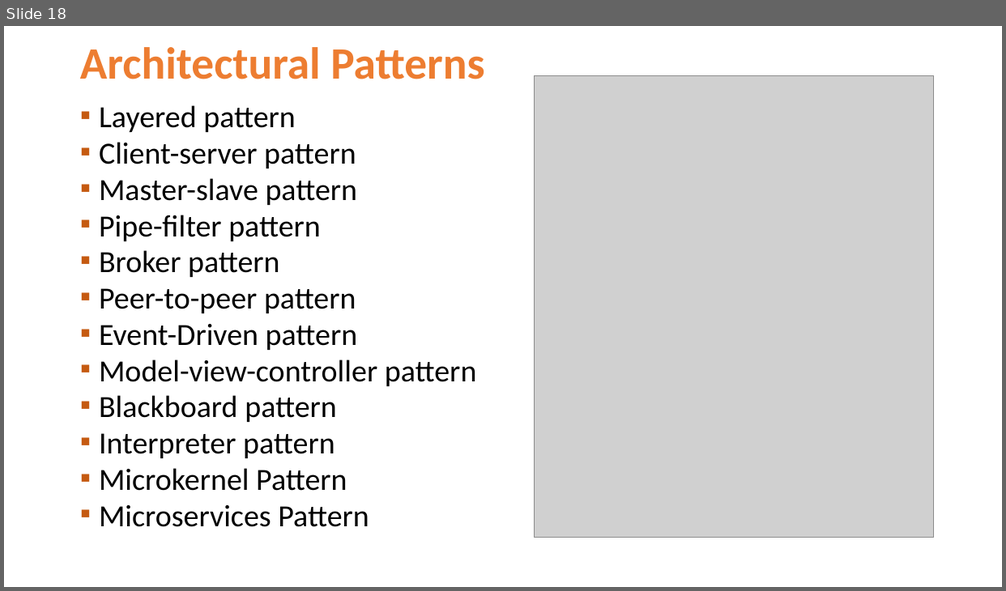
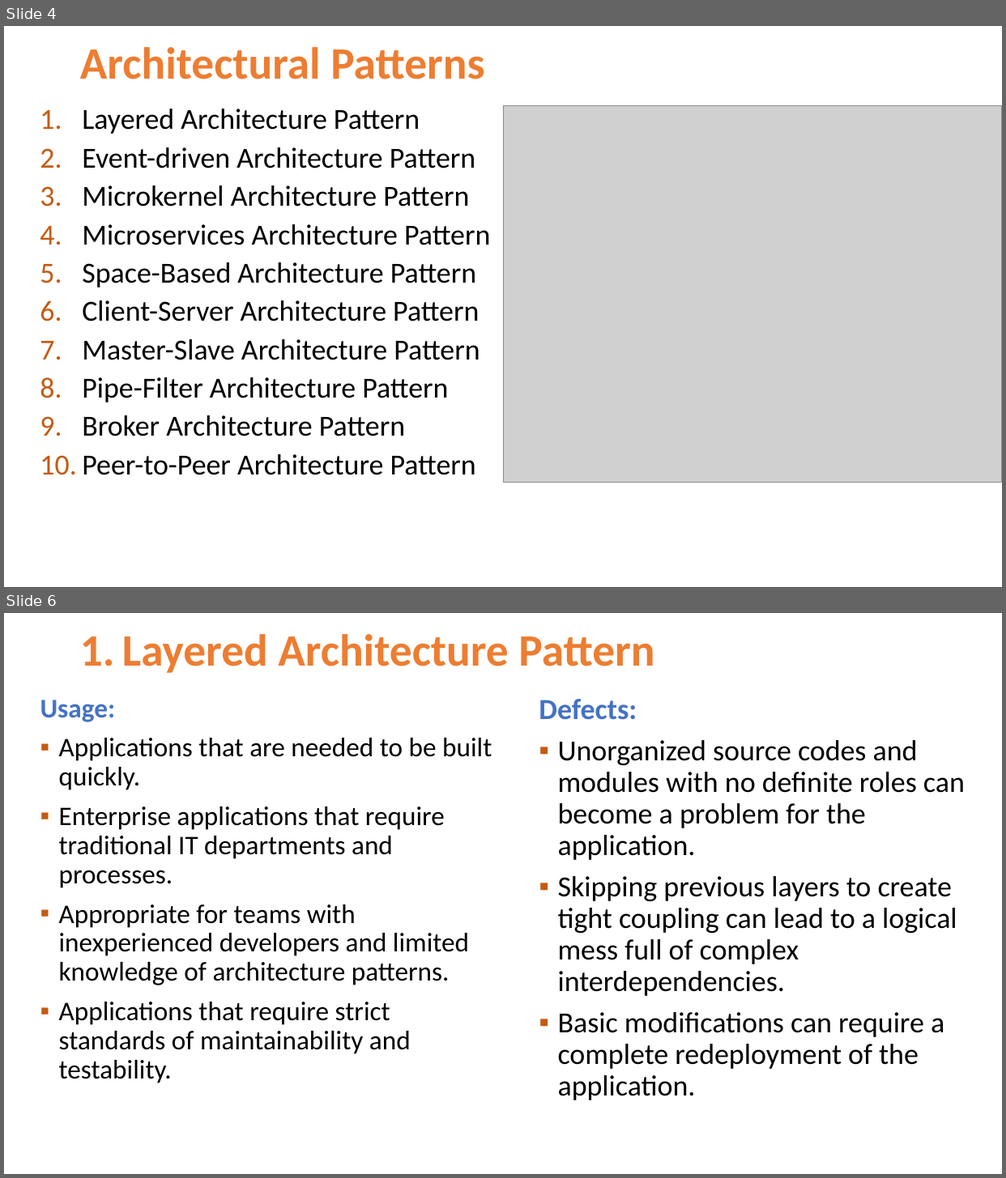
Before and after one commit to Jucer74/SoftwareArchitecture, a slide deck: Clases/04-ArchitecturalPatterns/SoftwareArchitecture-ArchitecturalPatterns.pptx. Shown one above the other, each under a label of ours: slide 18 before the commit, slides 4 and 6 after it; the slides between them are not shown. The pictures are 1006x591 and 1006x1178 pixels, drawn with LibreOffice and Linux fonts; fonts in the diff are those of the drawing; grey boxes stand for pictures; background and template pictures are left out. Boxes give left, top, right and bottom in pixels: in the first picture for what was removed or moved away, otherwise in the second. Text is boxed around its words. In the diff, an @@ line names an element or a change of style, - is before the commit and + after.

```diff
--- a/Clases/04-ArchitecturalPatterns/SoftwareArchitecture-ArchitecturalPatterns.pptx
+++ b/Clases/04-ArchitecturalPatterns/SoftwareArchitecture-ArchitecturalPatterns.pptx
@@ slide 6 added at bbox=[4, 613, 1002, 1174], background #FFFFFF @@
@@ title added at bbox=[122, 634, 654, 673], 43.2 pt, text #ED7D31, bold @@
+1. Layered Architecture Pattern
@@ text added at bbox=[40, 700, 492, 1084], 25.9 pt, text #000000 @@
+Usage:
+▪ Applications that are needed to be built quickly.
+▪ Enterprise applications that require traditional IT departments and processes.
+▪ Appropriate for teams with inexperienced developers and limited knowledge of architecture patterns.
+▪ Applications that require strict standards of maintainability and testability.
@@ text added at bbox=[539, 699, 965, 1101], 28 pt, text #000000 @@
+Defects:
+▪ Unorganized source codes and modules with no definite roles can become a problem for the application.
+▪ Skipping previous layers to create tight coupling can lead to a logical mess full of complex interdependencies.
+▪ Basic modifications can require a complete redeployment of the application.
@@ what was slide 18 is now slide 4 @@
@@ slide 4 changed as well @@
@@ text at bbox=[82, 109, 490, 476]: text changed; size 29.6 to 28 pt @@
-▪ Layered pattern
-▪ Client-server pattern
-▪ Master-slave pattern
-▪ Pipe-filter pattern
-▪ Broker pattern
-▪ Peer-to-peer pattern
-▪ Event-Driven pattern
-▪ Model-view-controller pattern
-▪ Blackboard pattern
-▪ Interpreter pattern
-▪ Microkernel Pattern
-▪ Microservices Pattern
+1. Layered Architecture Pattern
+2. Event-driven Architecture Pattern
+3. Microkernel Architecture Pattern
+4. Microservices Architecture Pattern
+5. Space-Based Architecture Pattern
+6. Client-Server Architecture Pattern
+7. Master-Slave Architecture Pattern
+8. Pipe-Filter Architecture Pattern
+9. Broker Architecture Pattern
+10. Peer-to-Peer Architecture Pattern
@@ picture: place and size @@
-picture at bbox=[534, 75, 933, 538]
+picture at bbox=[503, 105, 1002, 482]
```
Also in this commit, not shown: 1 other slide changed, 22 other slides added, 16 slides removed.
